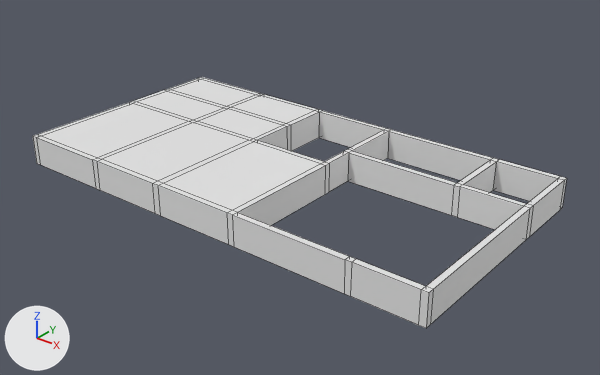
What one commit did to the Blender file Content/BlenderRaw/Full-Building.blend.
One viewpoint serves both versions: a 50 mm lens placed at (46.3, -29.2, 23.2), pointed at (16.7, 7.8, 0.2). The lights are fixed; the arrows at lower left show +X, +Y and +Z. Mesh edges are drawn as thin lines.
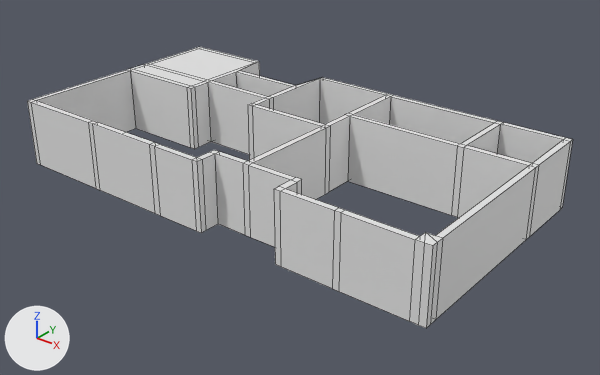
Edits to the bpy script that builds the scene:
```text
Change me_cube_001:
    used by ob_cube; location = (0.0, 0.0, 0.0)
    remove me_cube_001.from_pydata(...)  # 176 vertices, 177 faces, 4 loose edges; spans x 0.0..30.6, y 0.0..16.0, z 0.0..2.0
    add me_cube_001.from_pydata(...)  # 216 vertices, 221 faces, 3 loose edges; spans x 0.0..30.6, y 0.0..16.0, z 0.0..4.5
    me_cube_001 part 1
    6 vertices are removed from x 6.3..12.2, y 0.4..8.9, z 2.0
    48 faces are deleted
    1 loose edge is deleted
    57 vertices in x 0.0..30.6, y 0.0..16.0, z 2.0 move by (0.0, 0.0, 2.5)
    12 vertices in x 0.0..12.2, y 12.0..12.4, z 2.0 move by (0.0, -1.9, 2.5)
    9 vertices in x 0.0..12.2, y 12.0..12.4, z 0.0 move by (0.0, -1.9, 0.0)
    4 vertices in x 6.7..11.8, y 15.6..16.0, z 2.0 move by (0.0, -2.6, 2.5)
    4 vertices in x 6.7..11.8, y 15.6..16.0, z 0.0 move by (0.0, -2.6, 0.0)
    3 vertices in x 17.8..18.2, y 0.0..0.4, z 2.0 move by (0.0, 1.4, 2.5)
    18 vertices move from x 6.7..30.2, y 0.0..12.4, z 0.0..2.0 to x 6.3..29.7, y 0.0..8.9, z 0.0..4.5
    12 vertices are added at x 11.8..30.6, y 0.0..10.1, z 0.0..4.5
    8 new vertices lie (0.4, 0.0, 0.0) away from vertices in x 6.3..25.8, y 0.0..12.4, z 0.0..2.0
    6 new vertices lie (0.0, 0.4, 0.0) away from vertices in x 15.7..26.2, y 0.0, z 0.0..4.5
    6 new vertices lie (0.0, 1.0, 0.0) away from vertices in x 15.3..21.6, y 0.4, z 0.0..4.5
    6 new vertices lie (-0.4, 0.0, 0.0) away from vertices in x 21.6, y 0.0..1.4, z 0.0..4.5
    8 new vertices lie (0.0, 0.4, 0.0) away from vertices in x 15.3..21.6, y 1.4, z 0.0..4.5
    92 new faces join them
```

Where the change shows, as pixel boxes [x1, y1, x2, y2] in the pictures (600 x 375 px):
'Cube', reshaped (12% taller)
    before: [33, 77, 567, 328]
    after: [27, 47, 573, 328]
